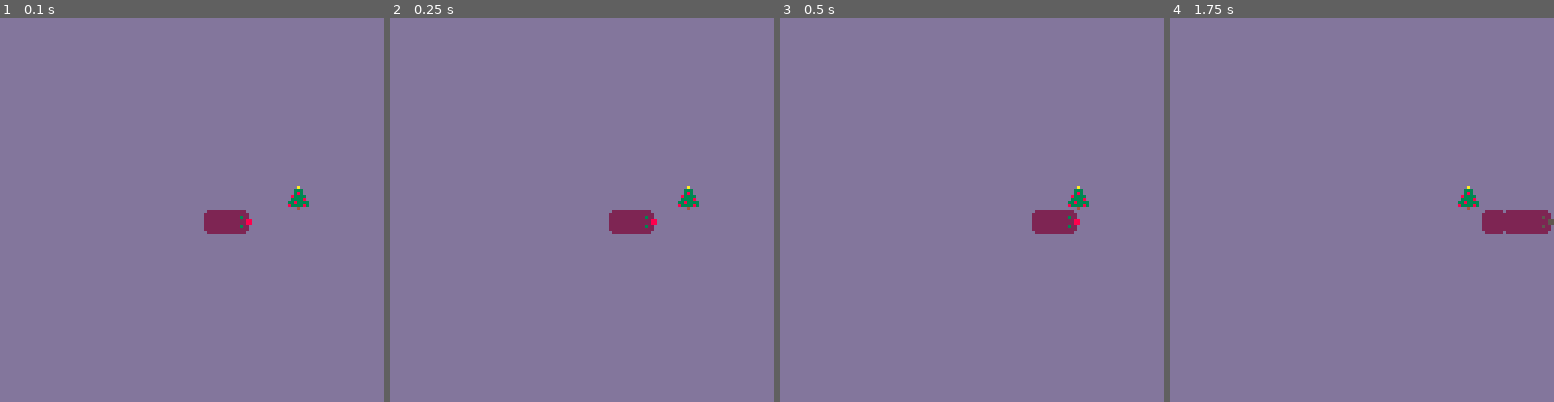
Above: before the commit, frames 1-4 (left to right).
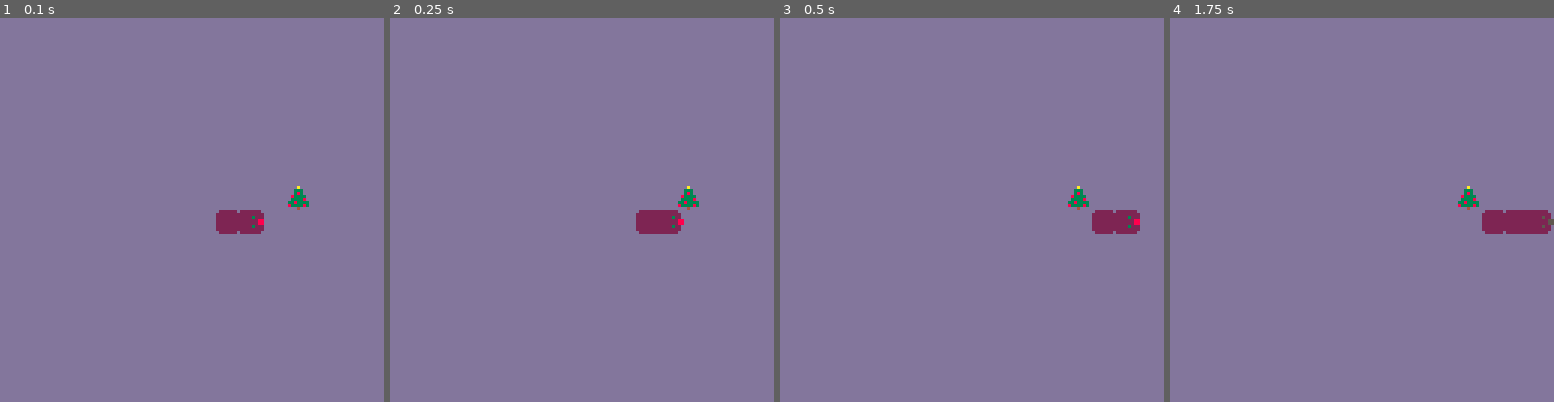
Above: after the commit, the same moments.

Repository: gigamonkey/pico-8
Game: PICO-8 cartridge snake.p8
Same seed, same stepped clock (60 frames per second), same inputs: the game is played once before the commit and once after it.
Inputs:
- Up to frame 1 (0.1 s): no input
- Up to frame 2 (0.25 s): no input
- Up to frame 3 (0.5 s): no input
- Up to frame 4 (1.75 s): hold Right from 1.6 s (still down)

The runs differ from the first frame. In frame 1, 0.5% of the frame differs, in the area x 53-69%, y 50-57%; in frame 2, 0.9%; in frame 3, 1.5%, in the area x 65-94%, y 50-57%; in frame 4, nothing differs.

Commit message:
Add a sound effect.

Diff:
--- a/snake.lua
+++ b/snake.lua
@@ -18,7 +18,7 @@
 
 snake = {
   direction = RIGHT,
-  speed = 5,
+  speed = 10,
   turns = {},
   head = 0,
   tail = 0,
@@ -209,6 +209,7 @@
       if is_grass then
         clear_tail(snake, tail(snake))
       else
+        sfx(4)
         random_food()
       end
     end
Not shown, changed: the sound effects (__sfx__) section of snake.p8
